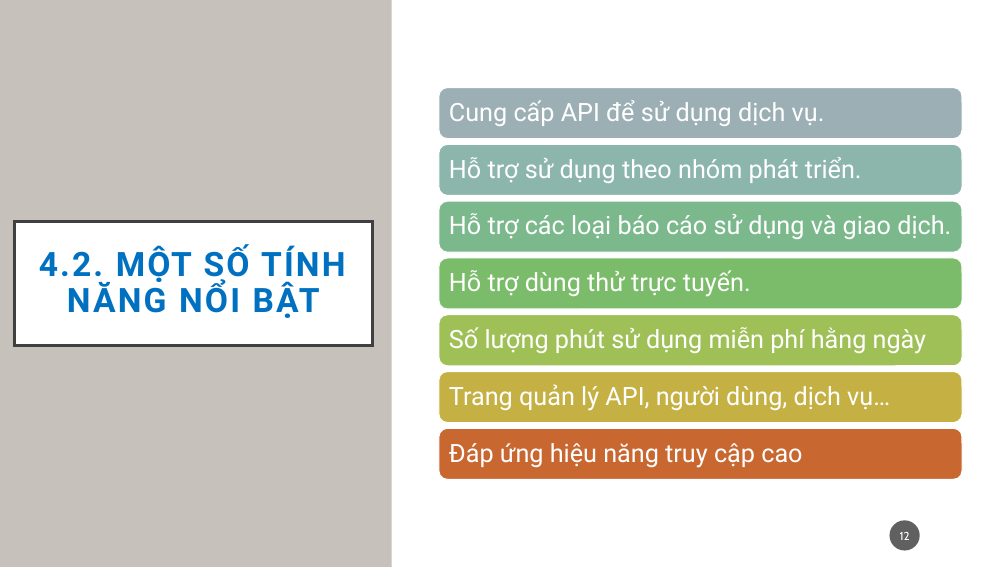
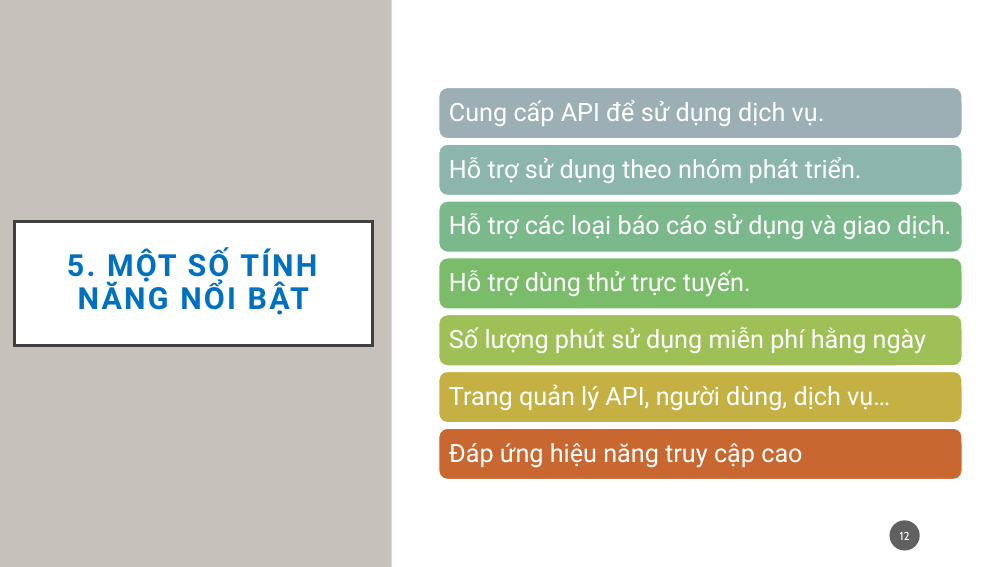
Before and after one commit to thanhtinhpas1/ViSpeech, a slide deck: slide 12 of src/release/public/documents/slide_kltn_06_19_20.pptx. Drawn at 1008x567 pixels with LibreOffice and Linux fonts; fonts in the diff are those of the drawing. Boxes give left, top, right and bottom in pixels: in the first picture for what was removed or moved away, otherwise in the second. Text is boxed around its words. In the diff, an @@ line names an element or a change of style, - is before the commit and + after.

```diff
--- a/src/release/public/documents/slide_kltn_06_19_20.pptx
+++ b/src/release/public/documents/slide_kltn_06_19_20.pptx
@@ title at (67,249,317,315): text changed; size 32 to 29 pt @@
-4.2. MỘT SỐ TÍNH NĂNG NỔI BẬT
+5. MỘT SỐ TÍNH NĂNG NỔI BẬT
```
Also in this commit, not shown: 15 other slides changed, 3 other files.
